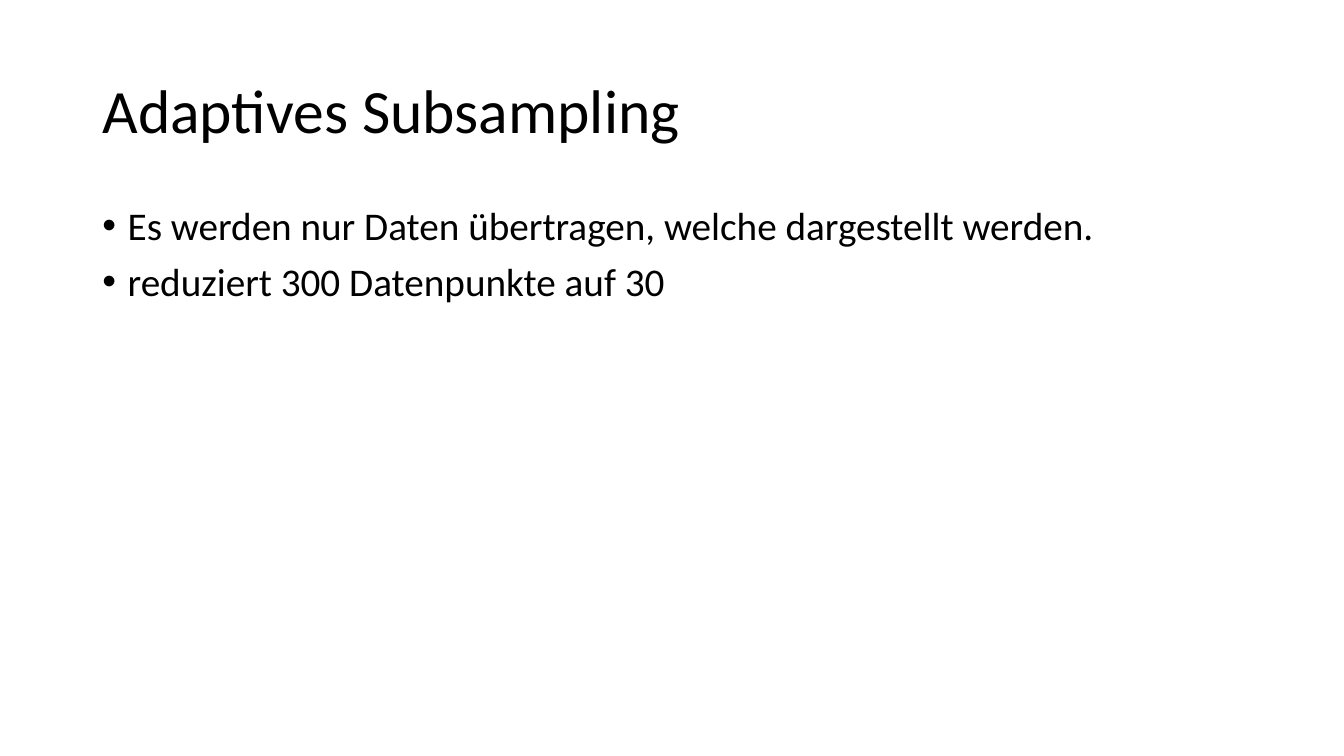
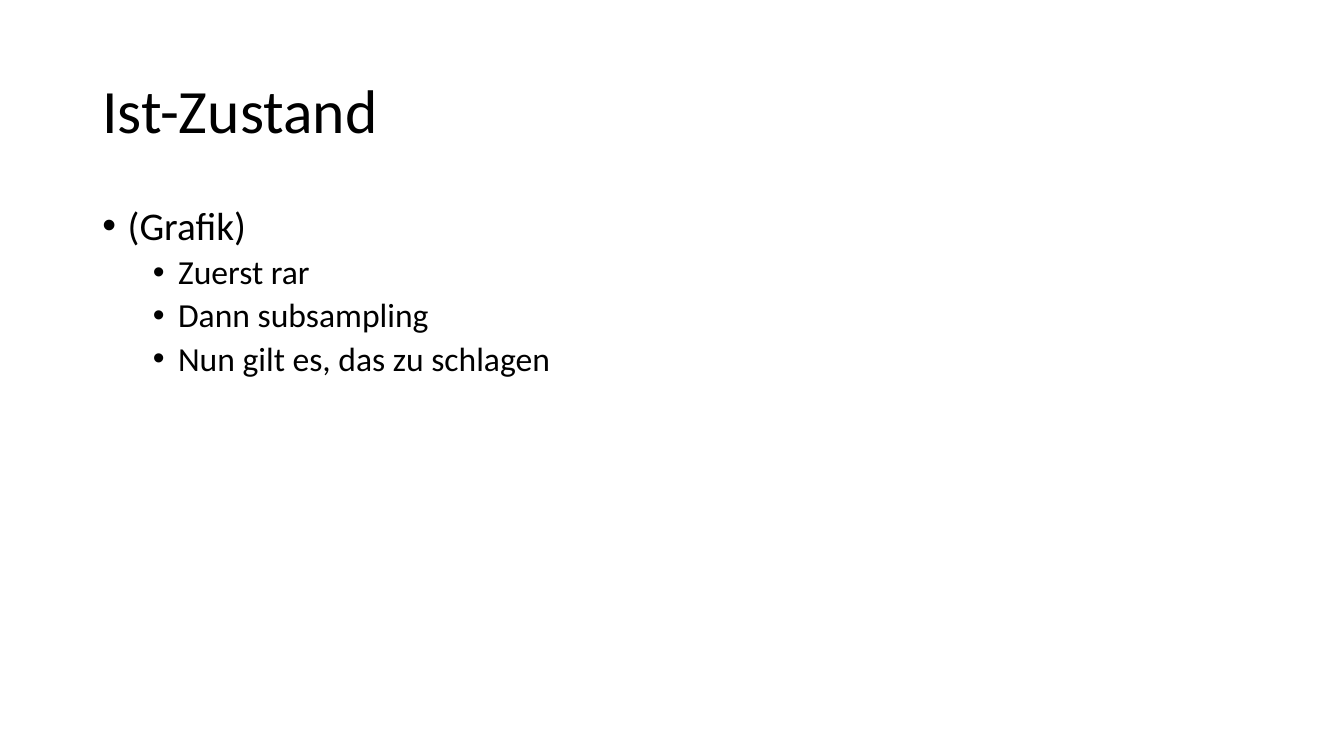
Before and after one commit to Helldevastator/PFSSCompression, a slide deck: slide 8 of doc/praes/Kompression.pptx (slide 6 before the commit). Drawn at 1344x756 pixels with LibreOffice and Linux fonts; fonts in the diff are those of the drawing. Boxes give left, top, right and bottom in pixels: in the first picture for what was removed or moved away, otherwise in the second. Text is boxed around its words. In the diff, an @@ line names an element or a change of style, - is before the commit and + after.

```diff
--- a/doc/praes/Kompression.pptx
+++ b/doc/praes/Kompression.pptx
@@ title at <box>102,90,377,134</box>: text changed @@
-Adaptives Subsampling
+Ist-Zustand
@@ text at <box>128,211,550,377</box>: text changed; size 28 to 24 pt @@
-• Es werden nur Daten übertragen, welche dargestellt werden.
-• reduziert 300 Datenpunkte auf 30
+• (Grafik)
+  • Zuerst rar
+  • Dann subsampling
+  • Nun gilt es, das zu schlagen
```
Also in this commit, not shown: 10 other slides changed, 12 slides added, 10 slides removed, 2 other files.
